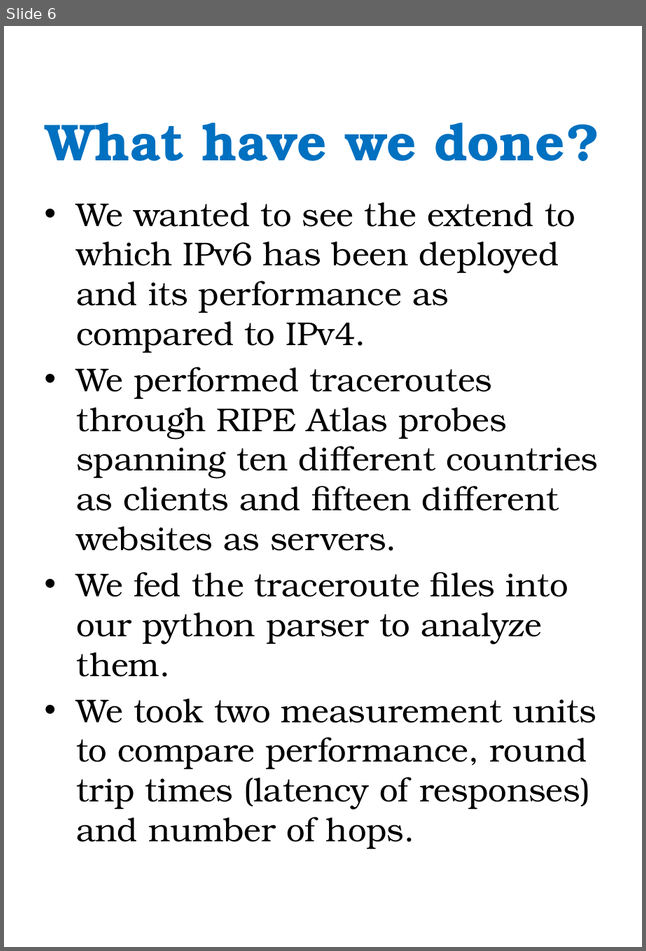
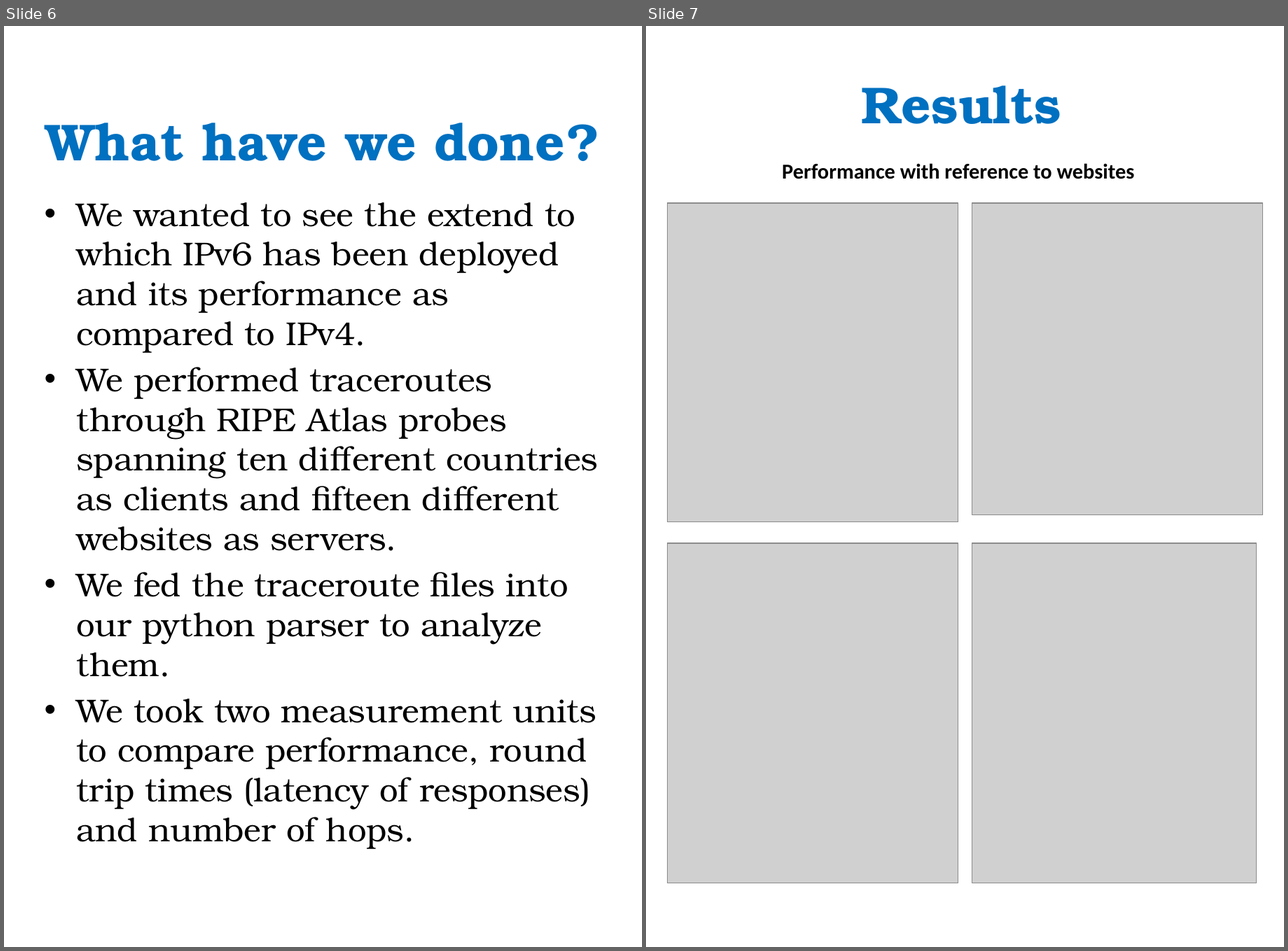
Before and after one commit to mtsadler/IPv6Adoption, a slide deck: Poster.pptx. Shown side by side, each under a label of ours: slide 6 before the commit, slides 6 and 7 after it. The pictures are 646x951 and 1288x951 pixels, drawn with LibreOffice and Linux fonts; fonts in the diff are those of the drawing; grey boxes stand for pictures. Boxes give left, top, right and bottom in pixels: in the first picture for what was removed or moved away, otherwise in the second. Text is boxed around its words. In the diff, an @@ line names an element or a change of style, - is before the commit and + after.

Commit message:
poster edited

```diff
--- a/Poster.pptx
+++ b/Poster.pptx
@@ slide 7 added at (646, 26, 1284, 947), background #FFFFFF @@
@@ title added at (861, 85, 1061, 124), 44 pt, text #0070C0, bold @@
+Results
@@ text added at (782, 163, 1135, 179), 18 pt, text #000000, bold @@
+Performance with reference to websites
@@ picture added at (667, 203, 958, 522) @@
@@ picture added at (972, 203, 1263, 515) @@
@@ picture added at (667, 543, 958, 883) @@
@@ picture added at (972, 543, 1256, 883) @@
```
Also in this commit, not shown: 1 other slide added, 1 slide removed.
